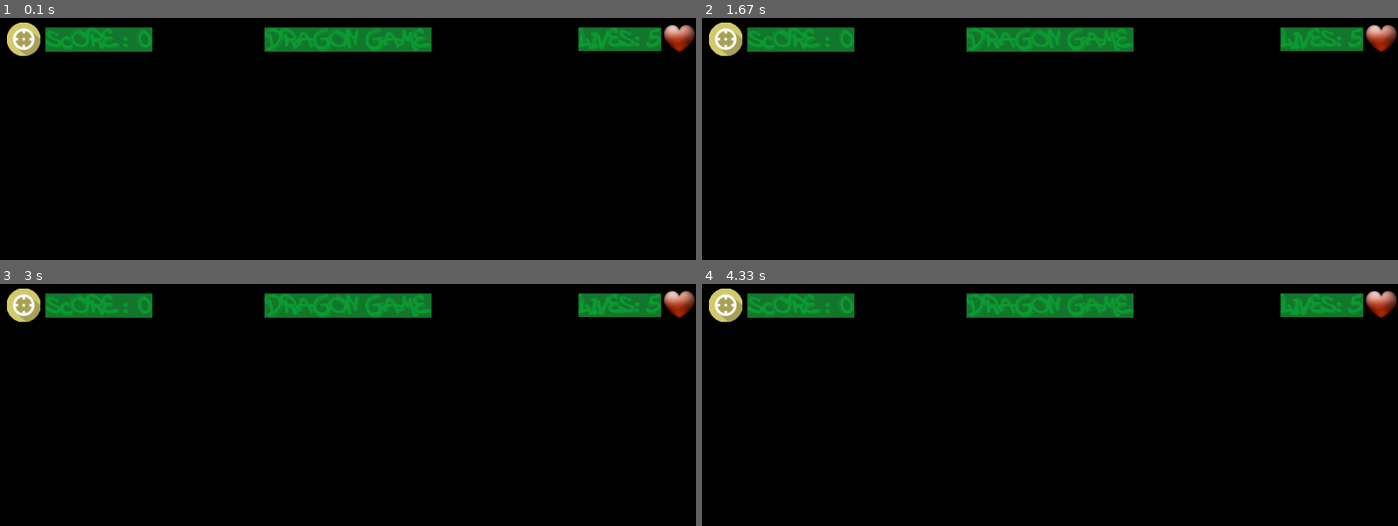
Above: before the commit, frames 1-4 (two rows, left to right).
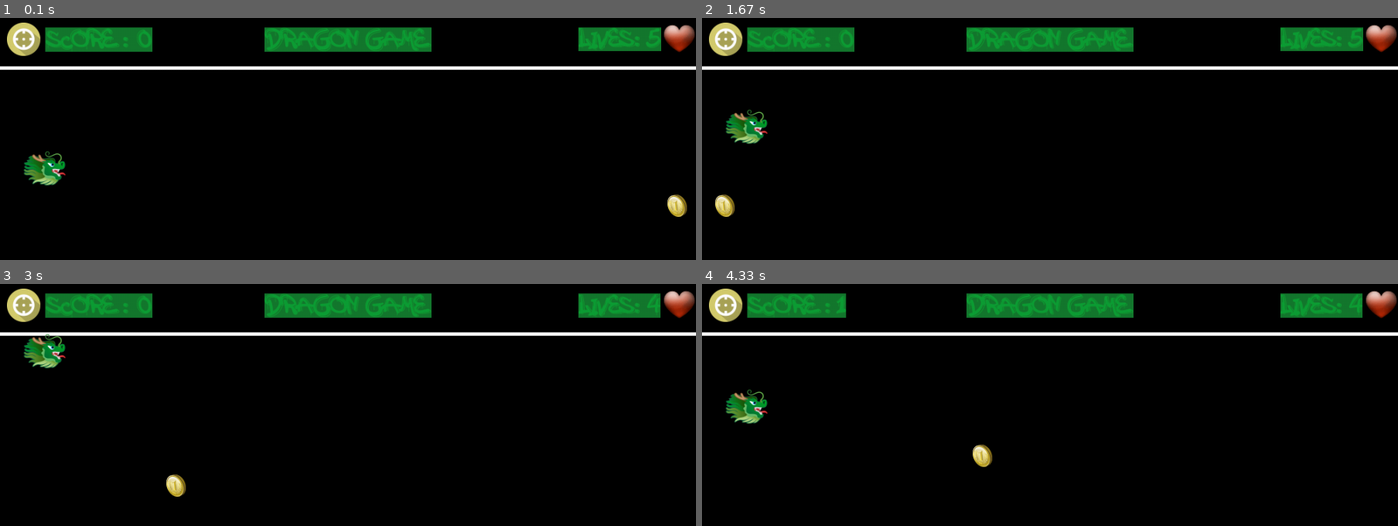
Above: after the commit, the same moments.

Repository: mostafa-sadeghi/dorna_rostamzade
Game: pygame game, started from pygame/dragon_game/dragon_game.py
The game is run twice, just before and just after one commit, with the same random seed, the same clock (stepped at 60 frames per second) and the same inputs.
Inputs:
- Up to frame 1 (0.1 s): no input
- Up to frame 2 (1.67 s): hold Up 0.33-0.8 s; hold Down 0.83-1.13 s; hold Up 1.17-1.53 s; hold Down from 1.57 s (still down)
- Up to frame 3 (3 s): release Down at 1.93 s; hold Up 1.97-2.27 s; hold Down 2.3-2.6 s; hold Up from 2.63 s (still down)
- Up to frame 4 (4.33 s): release Up at 3 s; hold Down 3.03-3.4 s; hold Up 3.43-3.73 s; hold Down 3.77-4.07 s; hold Up from 4.1 s (still down)

The runs differ from the first frame. In frame 1, 2.8% of the frame differs, in the area x 0-100%, y 1-83%; in frame 2, 2.8%; in frame 3, 2.9%; in frame 4, 3.0%, in the area x 0-100%, y 1-76%.

Commit message:
dragon catch game last version

Diff:
--- a/pygame/dragon_game.py
+++ /dev/null
@@ -1,95 +0,0 @@
-import pygame
-
-
-WINDOW_WIDTH = 1000
-WINDOW_HEIGHT = 400
-
-pygame.init()
-
-display_surface = pygame.display.set_mode((WINDOW_WIDTH, WINDOW_HEIGHT))
-pygame.display.set_caption("Dragon Game")
-
-
-FPS = 60
-clock = pygame.time.Clock()
-
-PLAYER_STARTING_LIVES = 5
-PLAYER_VELOCITY = 10
-COIN_STARTING_VELOCITY = 10
-COIN_ACCELERATION = 0.5
-
-
-score = 0
-player_lives = PLAYER_STARTING_LIVES
-coin_velocity = COIN_STARTING_VELOCITY
-
-GREEN = (14, 158, 53)
-DARKGREEN = (21, 121, 46)
-CUSTOMWHITE = (183, 206, 205)
-BLACK = (0, 0, 0)
-
-
-font = pygame.font.Font("AttackGraffiti.ttf", 32)
-score_text = font.render(f"Score : {score}", True, GREEN, DARKGREEN)
-score_rect = score_text.get_rect()
-score_rect.topleft = (65, 17)
-
-
-score_image = pygame.image.load("point-icon.png")
-score_image_rect = score_image.get_rect()
-score_image_rect.topleft = (10, 10)
-
-
-title_text = font.render("Dragon Game", True, GREEN, DARKGREEN)
-title_text_rect = title_text.get_rect()
-title_text_rect.centerx = WINDOW_WIDTH/2
-title_text_rect.y = 17
-
-lives_text = font.render(f"Lives: {player_lives}", True, GREEN, DARKGREEN)
-lives_text_rect = lives_text.get_rect()
-lives_text_rect.centerx = WINDOW_WIDTH - 110
-lives_text_rect.y = 17
-
-
-heart_image = pygame.image.load("Heart-icon.png")
-heart_image_rect = heart_image.get_rect()
-heart_image_rect.topright = (WINDOW_WIDTH, 10)
-
-
-game_over_text = font.render("GameOver", True, GREEN, DARKGREEN)
-game_over_text_rect = game_over_text.get_rect()
-game_over_text_rect.center = (WINDOW_WIDTH/2, WINDOW_HEIGHT/2)
-
-continue_text = font.render(
-    "Press any Key to play again", True, GREEN, DARKGREEN)
-continue_text_rect = continue_text.get_rect()
-continue_text_rect.center = (WINDOW_WIDTH/2, WINDOW_HEIGHT/2 + 32)
-
-
-coin_sound = pygame.mixer.Sound("coin.wav")
-miss_sound = pygame.mixer.Sound("sound_1.wav")
-
-pygame.mixer.music.load("music.wav")
-
-
-# TODO load player image
-
-
-running = True
-while running:
-    for event in pygame.event.get():
-        if event.type == pygame.QUIT:
-            running = False
-
-    display_surface.blit(score_text, score_rect)
-    display_surface.blit(score_image, score_image_rect)
-    display_surface.blit(title_text, title_text_rect)
-    display_surface.blit(heart_image, heart_image_rect)
-    display_surface.blit(lives_text, lives_text_rect)
-
-    pygame.display.update()
-
-    clock.tick(FPS)
-
-
-pygame.quit()
--- /dev/null
+++ b/pygame/dragon_game/dragon_game.py
@@ -0,0 +1,157 @@
+import random
+import pygame
+
+WINDOW_WIDTH = 1000
+WINDOW_HEIGHT = 400
+
+pygame.init()
+
+display_surface = pygame.display.set_mode((WINDOW_WIDTH, WINDOW_HEIGHT))
+pygame.display.set_caption("Dragon Game")
+
+FPS = 60
+clock = pygame.time.Clock()
+
+PLAYER_STARTING_LIVES = 5
+PLAYER_VELOCITY = 10
+COIN_STARTING_VELOCITY = 10
+COIN_ACCELERATION = 0.5
+
+score = 0
+player_lives = PLAYER_STARTING_LIVES
+coin_velocity = COIN_STARTING_VELOCITY
+
+GREEN = (14, 158, 53)
+DARKGREEN = (21, 121, 46)
+CUSTOMWHITE = (183, 206, 205)
+BLACK = (0, 0, 0)
+WHITE = (255, 255, 255)
+
+font = pygame.font.Font("AttackGraffiti.ttf", 32)
+score_text = font.render(f"Score : {score}", True, GREEN, DARKGREEN)
+score_rect = score_text.get_rect()
+score_rect.topleft = (65, 17)
+
+score_image = pygame.image.load("point-icon.png")
+score_image_rect = score_image.get_rect()
+score_image_rect.topleft = (10, 10)
+
+title_text = font.render("Dragon Game", True, GREEN, DARKGREEN)
+title_text_rect = title_text.get_rect()
+title_text_rect.centerx = WINDOW_WIDTH / 2
+title_text_rect.y = 17
+
+lives_text = font.render(f"Lives: {player_lives}", True, GREEN, DARKGREEN)
+lives_text_rect = lives_text.get_rect()
+lives_text_rect.centerx = WINDOW_WIDTH - 110
+lives_text_rect.y = 17
+
+heart_image = pygame.image.load("Heart-icon.png")
+heart_image_rect = heart_image.get_rect()
+heart_image_rect.topright = (WINDOW_WIDTH, 10)
+
+game_over_text = font.render("GameOver", True, GREEN, DARKGREEN)
+game_over_text_rect = game_over_text.get_rect()
+game_over_text_rect.center = (WINDOW_WIDTH / 2, WINDOW_HEIGHT / 2)
+
+continue_text = font.render(
+    "Press any Key to play again...", True, GREEN, DARKGREEN)
+continue_text_rect = continue_text.get_rect()
+continue_text_rect.center = (WINDOW_WIDTH / 2, WINDOW_HEIGHT / 2 + 32)
+
+coin_sound = pygame.mixer.Sound("coin.wav")
+miss_sound = pygame.mixer.Sound("sound_1.wav")
+
+background_sound = pygame.mixer.Sound("Bad Piggies Theme.mp3")
+background_sound.set_volume(0.3)
+background_sound.play(-1)
+
+player_image = pygame.image.load("dragon_right.png")
+player_image_rect = player_image.get_rect()
+player_image_rect.midleft = (32, WINDOW_HEIGHT / 2 + 20)
+
+coin_image = pygame.image.load("coin.png")
+coin_image_rect = coin_image.get_rect()
+coin_image_rect.midright = (WINDOW_WIDTH + 50, random.randint(110, WINDOW_HEIGHT - 50))
+
+running = True
+while running:
+    for event in pygame.event.get():
+        if event.type == pygame.QUIT:
+            running = False
+
+        if event.type == pygame.KEYDOWN:
+            if event.key == pygame.K_ESCAPE:
+                running = False
+
+    keys = pygame.key.get_pressed()
+
+    if keys[pygame.K_UP] and player_image_rect.top > 75:
+        player_image_rect.y -= PLAYER_VELOCITY
+
+    if keys[pygame.K_DOWN] and player_image_rect.bottom < WINDOW_HEIGHT:
+        player_image_rect.y += PLAYER_VELOCITY
+
+    if coin_image_rect.x < 0:
+        player_lives -= 1
+        miss_sound.play()
+        coin_image_rect.midright = (WINDOW_WIDTH + 50, random.randint(110, WINDOW_HEIGHT - 50))
+
+    coin_image_rect.x -= coin_velocity
+
+    if player_image_rect.colliderect(coin_image_rect):
+        score += 1
+        coin_velocity += COIN_ACCELERATION
+        coin_sound.play()
+        coin_image_rect.midright = (WINDOW_WIDTH + 50, random.randint(110, WINDOW_HEIGHT - 50))
+
+    if player_lives == 0:
+        display_surface.blit(game_over_text, game_over_text_rect)
+        display_surface.blit(continue_text, continue_text_rect)
+        pygame.display.update()
+        background_sound.stop()
+        is_paused = True
+        while is_paused:
+            for event in pygame.event.get():
+                if event.type == pygame.KEYDOWN:
+                    if event.key == pygame.K_RETURN:
+                        background_sound.play(-1)
+                        score = 0
+                        player_lives = PLAYER_STARTING_LIVES
+                        player_image_rect.y = WINDOW_HEIGHT/2
+                        coin_velocity = COIN_STARTING_VELOCITY
+
+                        is_paused = False
+
+                    if event.key == pygame.K_ESCAPE:
+                        is_paused = False
+                        running = False
+
+                if event.type == pygame.QUIT:
+                    is_paused = False
+                    running = False
+
+
+
+
+    score_text = font.render(f"Score : {score}", True, GREEN, DARKGREEN)
+    lives_text = font.render(f"Lives: {player_lives}", True, GREEN, DARKGREEN)
+
+    display_surface.fill(BLACK)
+
+    display_surface.blit(score_text, score_rect)
+    display_surface.blit(score_image, score_image_rect)
+    display_surface.blit(title_text, title_text_rect)
+    display_surface.blit(heart_image, heart_image_rect)
+    display_surface.blit(lives_text, lives_text_rect)
+
+    pygame.draw.line(display_surface, WHITE, (0, 75), (WINDOW_WIDTH, 75), 5)
+
+    display_surface.blit(player_image, player_image_rect)
+    display_surface.blit(coin_image, coin_image_rect)
+
+    pygame.display.update()
+
+    clock.tick(FPS)
+
+pygame.quit()
--- a/pygame/session1.py
+++ b/pygame/session1.py
@@ -29,7 +29,7 @@
 # sound_2.set_volume(0.1)
 # sound_2.play()
 
-pygame.mixer.music.load('music.wav')
+pygame.mixer.music.load('dragon_game/music.wav')
 
 pygame.mixer.music.play(-1,0.0)
 # pygame.time.delay(3000)
@@ -39,7 +39,7 @@
 # for font in fonts:
 #     print(font)
 system_font = pygame.font.SysFont('sahelblack',64)
-custom_font = pygame.font.Font('AttackGraffiti.ttf', 32)
+custom_font = pygame.font.Font('dragon_game/AttackGraffiti.ttf', 32)
 
 text_to_be_reshaped = 'بازی دراگون'
 reshaped_text = arabic_reshaper.reshape(text_to_be_reshaped)
@@ -54,18 +54,18 @@
 
 
 
-dragon_left_image = pygame.image.load("dragon_left.png")
+dragon_left_image = pygame.image.load("dragon_game/dragon_left.png")
 dragon_left_rect = dragon_left_image.get_rect()
 dragon_left_rect.topleft = (0, 0)
 
 
-dragon_right_image = pygame.image.load("dragon_right.png")
+dragon_right_image = pygame.image.load("dragon_game/dragon_right.png")
 dragon_right_rect = dragon_right_image.get_rect()
 dragon_right_rect.topright = (WINDOW_WIDTH, 0)
 
 
 
-dragon_image = pygame.image.load('dragon_right.png')
+dragon_image = pygame.image.load('dragon_game/dragon_right.png')
 dragon_rect = dragon_image.get_rect()
 dragon_rect.centerx = WINDOW_WIDTH//2
 dragon_rect.bottom = WINDOW_HEIGHT
Renamed: pygame/AttackGraffiti.ttf -> pygame/dragon_game/AttackGraffiti.ttf
Renamed: pygame/Franxurter.ttf -> pygame/dragon_game/Franxurter.ttf
Renamed: pygame/Heart-icon.png -> pygame/dragon_game/Heart-icon.png
Renamed: pygame/coin.png -> pygame/dragon_game/coin.png
Renamed: pygame/dragon_left.png -> pygame/dragon_game/dragon_left.png
Renamed: pygame/dragon_right.png -> pygame/dragon_game/dragon_right.png
Renamed: pygame/point-icon.png -> pygame/dragon_game/point-icon.png
Not shown, changed: .gitingnore
Not shown, removed: pygame/coin.wav
Not shown, added: pygame/dragon_game/Bad Piggies Theme.mp3
Not shown, added: pygame/dragon_game/coin.wav
Not shown, added: pygame/dragon_game/music.wav
(and 5 more such lines)
